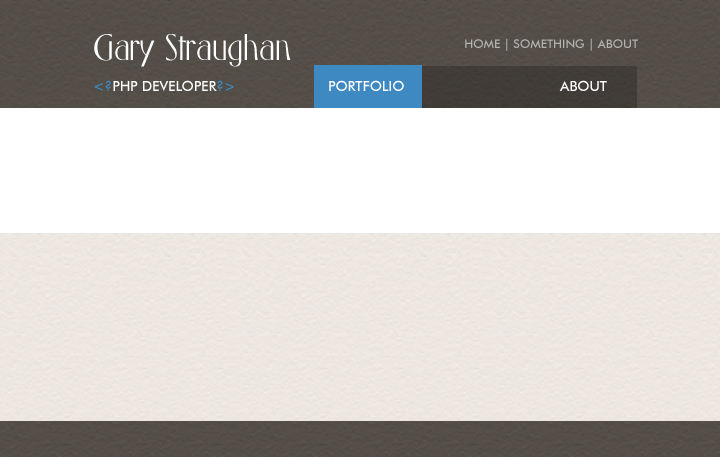
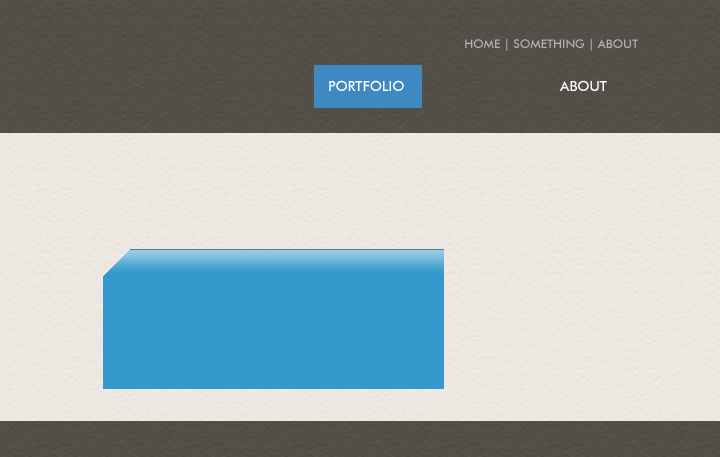
Comparing the layer stacks of the two w=720, h=457 images. Changes:
added layer "Layer 8" (40%) above "Layer 7" over (x1=130, y1=249, x2=444, y2=250)
added layer "Layer 6" (50%) above "Layer 5" over (x1=107, y1=249, x2=444, y2=273)
added layer "Layer 5" above "HOME | SOMETHING | ABOUT" over (x1=103, y1=249, x2=444, y2=389)
hid "Layer 3" over (x1=422, y1=66, x2=637, y2=108)
hid "Layer 2" over (x1=0, y1=108, x2=720, y2=233)
hid "<?PHP DEVELOPER?>" over (x1=94, y1=80, x2=234, y2=91)
hid "Gary Straughan" over (x1=94, y1=34, x2=291, y2=67)
